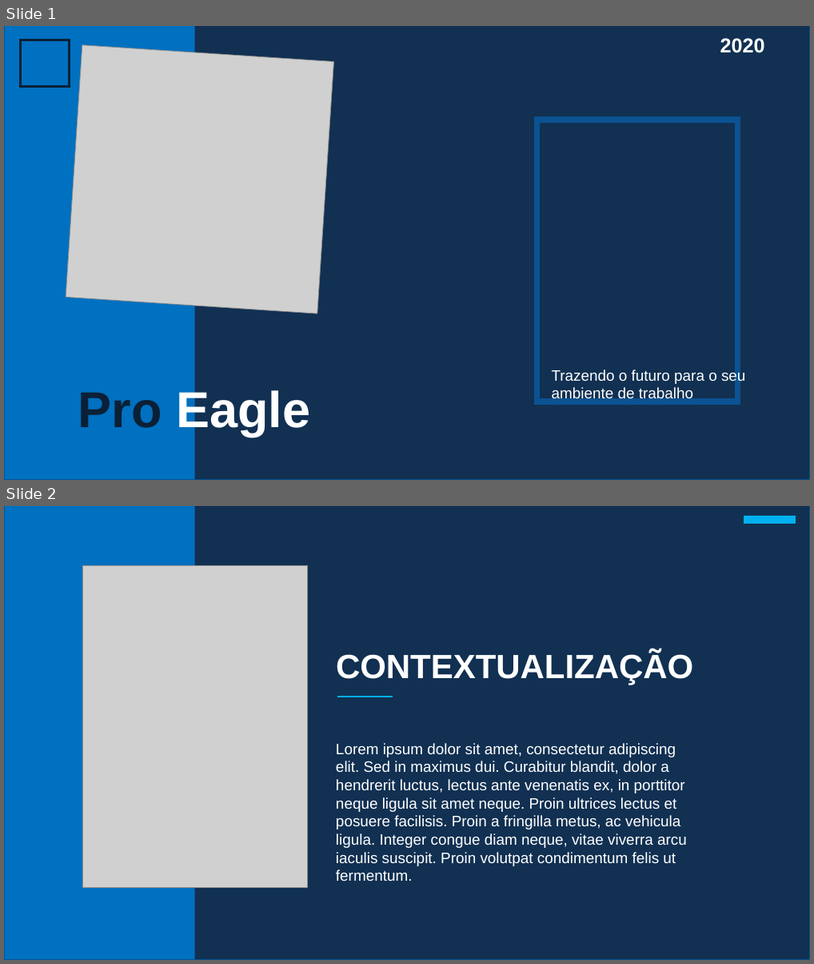
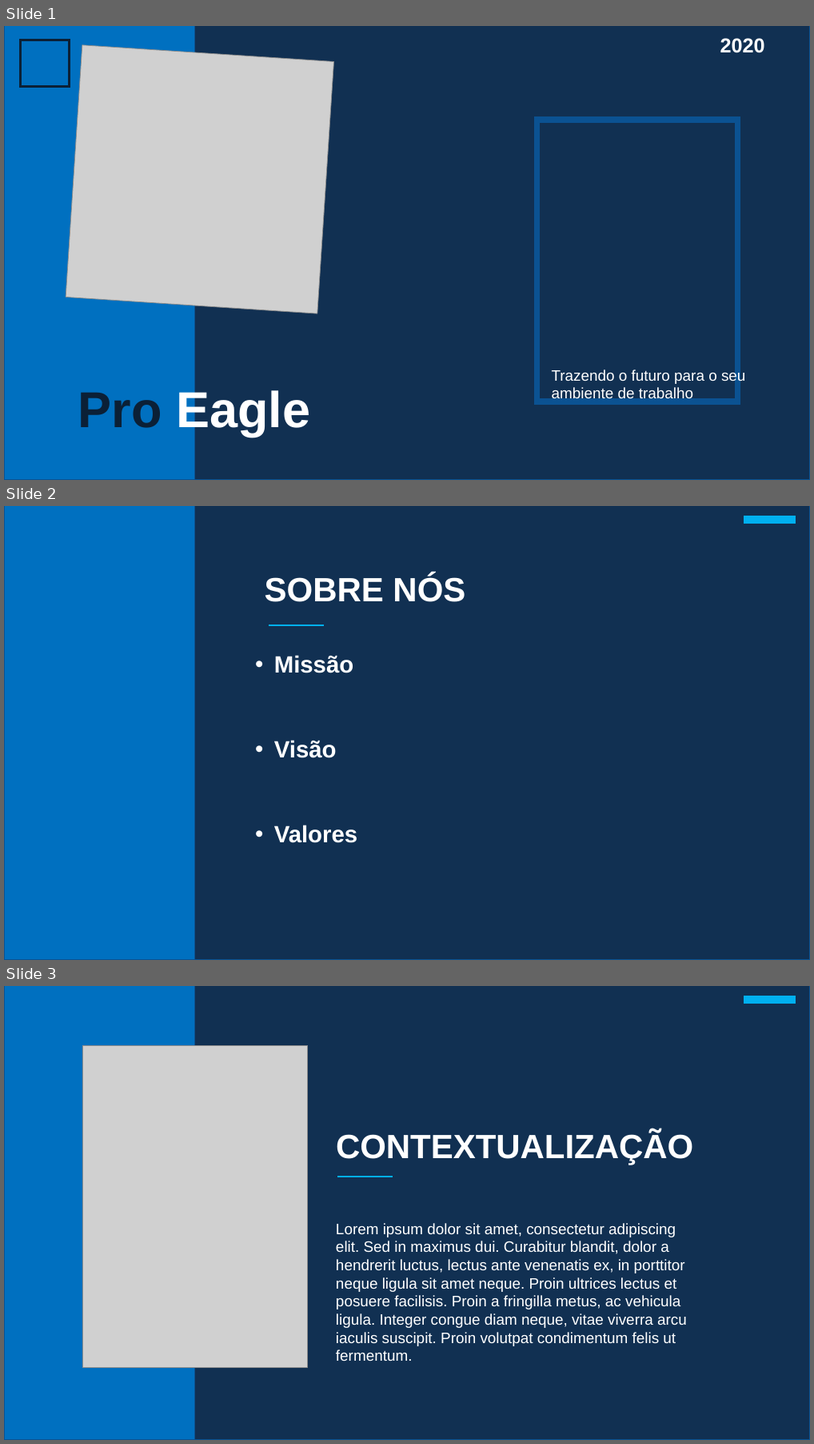
Before and after one commit to PedroRocha10/grupo-03-adsa-20201, a slide deck: documentacao/Pro Eagle apresentação.pptx. Shown one above the other, each under a label of ours: slides 1 and 2 before the commit, slides 1, 2 and 3 after it. The pictures are 814x964 and 814x1444 pixels, drawn with LibreOffice and Linux fonts; fonts in the diff are those of the drawing; grey boxes stand for pictures. Boxes give left, top, right and bottom in pixels: in the first picture for what was removed or moved away, otherwise in the second. Text is boxed around its words. In the diff, an @@ line names an element or a change of style, - is before the commit and + after.

```diff
--- a/documentacao/Pro Eagle apresentação.pptx
+++ b/documentacao/Pro Eagle apresentação.pptx
@@ slide 2 added at [4,506,810,960], background #FFFFFF @@
@@ rectangle added at [4,506,195,960], fill #0070C0, outline #0B5292 1 pt @@
@@ rectangle added at [195,506,810,960], fill #113052, outline #0B5292 1 pt @@
@@ rectangle added at [746,517,794,522], fill #00B0F0, outline #00B0F0 3 pt @@
@@ text added at [265,574,466,602], 40 pt, text #FFFFFF, bold @@
+SOBRE NÓS
@@ line added from (269, 626) to (324, 626), #00B0F0 2 pt @@
@@ text added at [274,655,358,843], 28 pt, text #FFFFFF, bold @@
+• Missão
+• Visão
+• Valores
@@ what was slide 2 is now slide 3 @@
```
Also in this commit, not shown: 2 slides changed, 6 other slides added, 1 other file.
